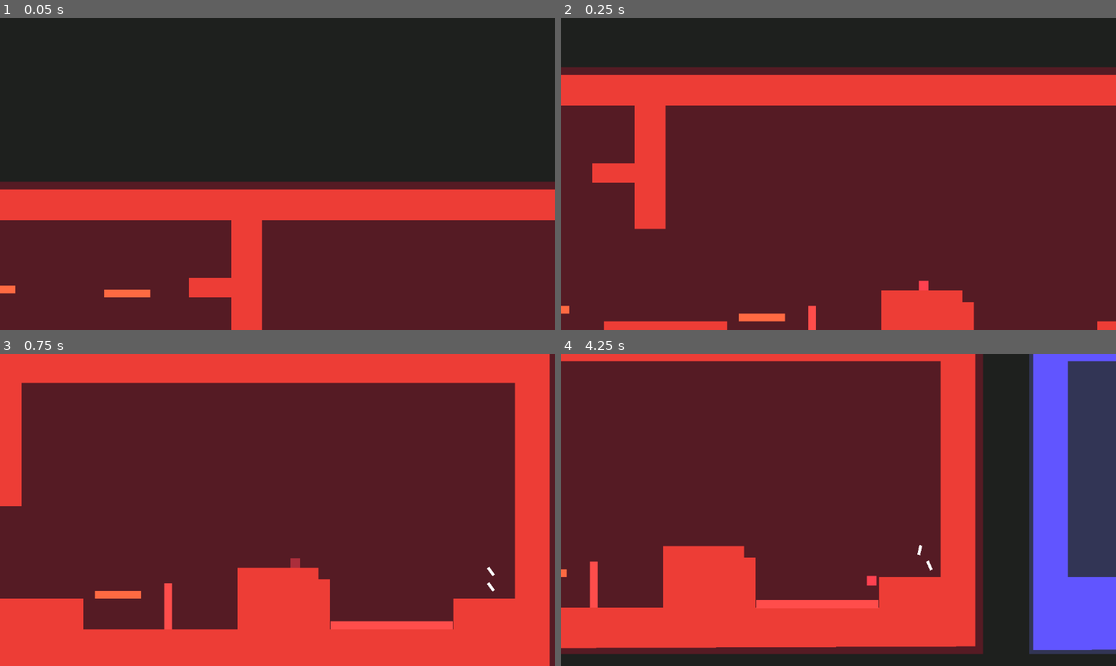
Above: before the commit, frames 1-4 (two rows, left to right).
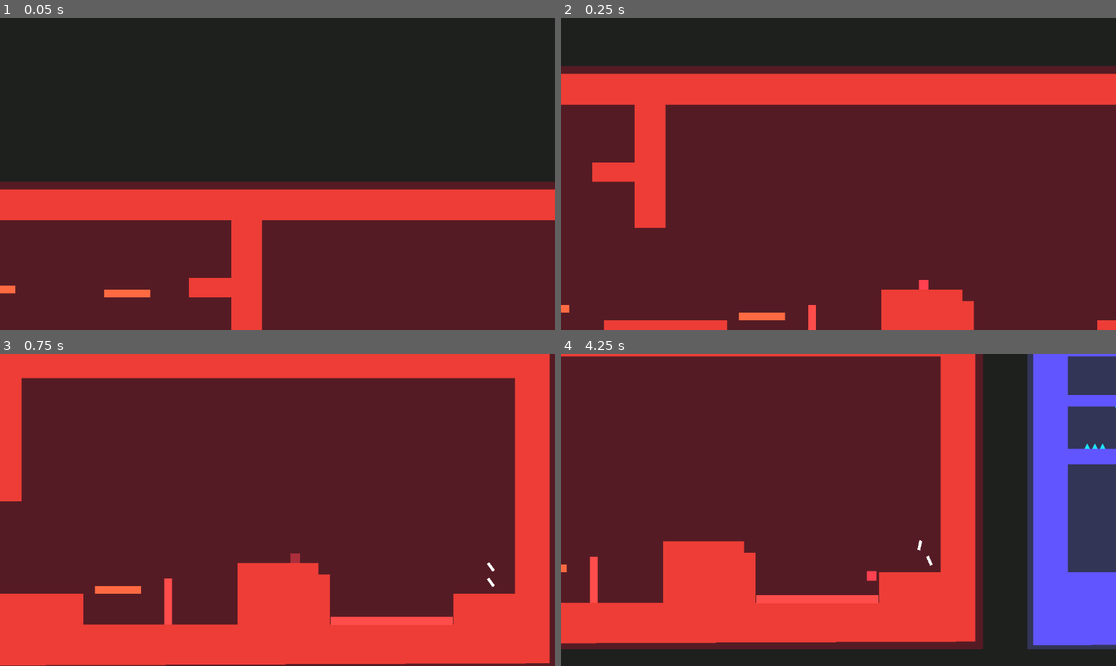
Above: after the commit, the same moments.

Repository: YordanosZt/Jam-Solo-Development
Game: Godot game, scene res://Scenes/world.tscn
Two runs of this game, one before a commit and one after it. Both use one fixed random seed, a clock stepped at 60 frames per second and the inputs below.
Inputs:
- Up to frame 1 (0.05 s): no input
- Up to frame 2 (0.25 s): no input
- Up to frame 3 (0.75 s): hold D (move_right) from 0.53 s (still down); tap Shift (ability) at 0.6 s
- Up to frame 4 (4.25 s): tap Space (jump) at 0.77, 1.52, 3.02, 3.77 s; tap Shift (ability) every 0.75 s from 1.35 to 3.6 s; release D (move_right) at 2.03 s; hold A (move_left) 2.03-2.78 s; hold D (move_right) from 2.78 s (still down)

Frame 1 is identical in both runs. In frame 2, 1.6% of the frame differs, in the area x 0-100%, y 15-98%; in frame 3, 4.1%; in frame 4, 6.8%, in the area x 0-100%, y 0-97%.

Commit message:
ice spikes

Diff:
--- a/Entities/Player/Chick/chick.gd
+++ b/Entities/Player/Chick/chick.gd
@@ -26,5 +26,5 @@
 	add_child(_ice)
 
 
-func _on_hit_box_area_entered(area):
+func _on_hit_box_area_entered(_area):
 	die()
--- a/Entities/Player/Chick/chick.tscn
+++ b/Entities/Player/Chick/chick.tscn
@@ -46,6 +46,7 @@
 collision_mask = 8
 
 [node name="CollisionShape2D" type="CollisionShape2D" parent="HitBox"]
+position = Vector2(0, -10)
 shape = SubResource("RectangleShape2D_4on54")
 
 [connection signal="area_entered" from="HitBox" to="." method="_on_hit_box_area_entered"]
--- a/Entities/Player/Dude/dude.gd
+++ b/Entities/Player/Dude/dude.gd
@@ -38,8 +38,8 @@
 		set_can_fall(true)
 		is_dashing = false
 
-func _on_hit_box_area_entered(area):
+func _on_hit_box_area_entered(_area):
 	is_in_danger_zone = true
 
-func _on_hit_box_area_exited(area):
+func _on_hit_box_area_exited(_area):
 	is_in_danger_zone = false
--- a/Entities/Player/Dude/dude.tscn
+++ b/Entities/Player/Dude/dude.tscn
@@ -14,9 +14,11 @@
 script = ExtResource("1_qk3r2")
 
 [node name="CollisionShape2D" type="CollisionShape2D" parent="."]
+position = Vector2(0, -10)
 shape = SubResource("RectangleShape2D_cwe56")
 
 [node name="Visual" type="Node2D" parent="."]
+position = Vector2(0, -10)
 
 [node name="MeshInstance2D" type="MeshInstance2D" parent="Visual"]
 modulate = Color(1, 0.321569, 0.345098, 1)
@@ -47,6 +49,7 @@
 collision_mask = 8
 
 [node name="CollisionShape2D" type="CollisionShape2D" parent="HitBox"]
+position = Vector2(0, -10)
 shape = SubResource("RectangleShape2D_ry46b")
 
 [connection signal="area_entered" from="HitBox" to="." method="_on_hit_box_area_entered"]
--- a/Entities/Traps/burning_platform.gd
+++ b/Entities/Traps/fire/burning_platform.gd
@@ -8,7 +8,7 @@
 
 var is_active: bool = true
 
-func _on_check_player_body_entered(body):
+func _on_check_player_body_entered(_body):
 	delay.wait_time = die_time
 	delay.start()
 
--- a/Entities/Traps/burning_platform.tscn
+++ b/Entities/Traps/fire/burning_platform.tscn
@@ -1,6 +1,6 @@
 [gd_scene load_steps=9 format=3 uid="uid://bh6llwcvyh62k"]
 
-[ext_resource type="Script" path="res://Entities/Traps/burning_platform.gd" id="1_wffkw"]
+[ext_resource type="Script" path="res://Entities/Traps/fire/burning_platform.gd" id="1_wffkw"]
 
 [sub_resource type="BoxMesh" id="BoxMesh_u4s4o"]
 
--- a/Entities/Traps/spinning_blade.tscn
+++ b/Entities/Traps/fire/spinning_blade.tscn
@@ -1,7 +1,7 @@
 [gd_scene load_steps=5 format=3 uid="uid://ckdflwhi3toxa"]
 
 [ext_resource type="PackedScene" uid="uid://bxorqf7a3cau2" path="res://Reusables/CollisionBoxes/hurt_box.tscn" id="1_6rrbi"]
-[ext_resource type="Script" path="res://Entities/Traps/spinning_blade.gd" id="1_r2011"]
+[ext_resource type="Script" path="res://Entities/Traps/fire/spinning_blade.gd" id="1_r2011"]
 
 [sub_resource type="BoxMesh" id="BoxMesh_lkvit"]
 
--- /dev/null
+++ b/Entities/Traps/ice/ice_spikes.tscn
@@ -0,0 +1,19 @@
+[gd_scene load_steps=3 format=3 uid="uid://cnddv6x2kwfrb"]
+
+[ext_resource type="PackedScene" uid="uid://bxorqf7a3cau2" path="res://Reusables/CollisionBoxes/hurt_box.tscn" id="1_bn6qm"]
+
+[sub_resource type="PrismMesh" id="PrismMesh_7dxdo"]
+
+[node name="IceSpikes" type="Node2D"]
+
+[node name="Visual" type="MeshInstance2D" parent="."]
+modulate = Color(0.121569, 0.894118, 1, 1)
+position = Vector2(2.27374e-13, -6)
+rotation = -3.14159
+scale = Vector2(11.9706, 11.9706)
+mesh = SubResource("PrismMesh_7dxdo")
+
+[node name="HurtBox" parent="." instance=ExtResource("1_bn6qm")]
+
+[node name="CollisionPolygon2D" type="CollisionPolygon2D" parent="HurtBox"]
+polygon = PackedVector2Array(-6, 0, 6, 0, 0, -12)
--- a/Scenes/world.tscn
+++ b/Scenes/world.tscn
@@ -1,33 +1,17 @@
-[gd_scene load_steps=9 format=3 uid="uid://dx2ha3133or8i"]
+[gd_scene load_steps=10 format=3 uid="uid://dx2ha3133or8i"]
 
 [ext_resource type="PackedScene" uid="uid://rotxrpixltxu" path="res://Entities/Player/Chick/chick.tscn" id="1_ymemi"]
 [ext_resource type="PackedScene" uid="uid://nvlvwbbhs63k" path="res://Entities/Player/Dude/dude.tscn" id="2_18qua"]
 [ext_resource type="PackedScene" uid="uid://cqgyr6ikuxj2e" path="res://Entities/Camera/main_camera.tscn" id="3_spg00"]
-[ext_resource type="PackedScene" uid="uid://da4hibxy73358" path="res://Entities/Traps/lava_pit.tscn" id="4_d72v1"]
-[ext_resource type="PackedScene" uid="uid://bgaep105l2454" path="res://Entities/Traps/fire_wall.tscn" id="5_50att"]
-[ext_resource type="PackedScene" uid="uid://bh6llwcvyh62k" path="res://Entities/Traps/burning_platform.tscn" id="6_om4d2"]
-[ext_resource type="PackedScene" uid="uid://ckdflwhi3toxa" path="res://Entities/Traps/spinning_blade.tscn" id="7_spqki"]
+[ext_resource type="PackedScene" uid="uid://da4hibxy73358" path="res://Entities/Traps/fire/lava_pit.tscn" id="4_d72v1"]
+[ext_resource type="PackedScene" uid="uid://bgaep105l2454" path="res://Entities/Traps/fire/fire_wall.tscn" id="5_50att"]
+[ext_resource type="PackedScene" uid="uid://bh6llwcvyh62k" path="res://Entities/Traps/fire/burning_platform.tscn" id="6_om4d2"]
+[ext_resource type="PackedScene" uid="uid://ckdflwhi3toxa" path="res://Entities/Traps/fire/spinning_blade.tscn" id="7_spqki"]
+[ext_resource type="PackedScene" uid="uid://cnddv6x2kwfrb" path="res://Entities/Traps/ice/ice_spikes.tscn" id="8_nnea0"]
 
 [sub_resource type="BoxMesh" id="BoxMesh_6j7tn"]
 
 [node name="World" type="Node2D"]
-
-[node name="ice ground" type="StaticBody2D" parent="."]
-position = Vector2(1288, 0)
-collision_mask = 3
-
-[node name="Polygon2D" type="Polygon2D" parent="ice ground"]
-color = Color(0.363339, 0.293758, 1, 1)
-polygon = PackedVector2Array(64, 0, 1088, 0, 1088, 64, 64, 64, 64, 512, 192, 512, 192, 576, 1088, 576, 1088, 320, 960, 320, 960, 256, 1088, 256, 1088, 0, 1160, 0, 1160, 656, -8, 664, -8, 0)
-
-[node name="CollisionPolygon2D" type="CollisionPolygon2D" parent="ice ground"]
-polygon = PackedVector2Array(64, 0, 1088, 0, 1088, 64, 64, 64, 64, 512, 192, 512, 192, 576, 1088, 576, 1088, 320, 960, 320, 960, 256, 1088, 256, 1088, 0, 1160, 0, 1160, 656, -8, 664, -8, 0)
-
-[node name="MeshInstance2D" type="MeshInstance2D" parent="ice ground"]
-modulate = Color(0.446318, 0.46171, 1, 0.129412)
-position = Vector2(580, 328)
-scale = Vector2(1192, 688)
-mesh = SubResource("BoxMesh_6j7tn")
 
 [node name="Chick" parent="." instance=ExtResource("1_ymemi")]
 position = Vector2(1696, 520)
@@ -96,3 +80,112 @@
 
 [node name="SpinningBlade4" parent="Fire Env" instance=ExtResource("7_spqki")]
 position = Vector2(968, 488)
+
+[node name="Ice Env" type="Node2D" parent="."]
+
+[node name="ice ground" type="StaticBody2D" parent="Ice Env"]
+position = Vector2(1288, 0)
+collision_mask = 3
+
+[node name="Polygon2D" type="Polygon2D" parent="Ice Env/ice ground"]
+color = Color(0.363339, 0.293758, 1, 1)
+polygon = PackedVector2Array(64, 0, 1088, 0, 1088, 64, 64, 64, 64, 144, 312, 144, 312, 96, 440, 96, 440, 144, 696, 144, 696, 168, 416, 168, 416, 128, 336, 128, 336, 168, 64, 168, 64, 256, 352, 256, 352, 240, 400, 240, 400, 256, 824, 256, 824, 288, 64, 288, 64, 512, 192, 512, 192, 576, 1088, 576, 1088, 320, 960, 320, 960, 256, 1088, 256, 1088, 0, 1160, 0, 1160, 656, -8, 664, -8, 0)
+
+[node name="CollisionPolygon2D" type="CollisionPolygon2D" parent="Ice Env/ice ground"]
+polygon = PackedVector2Array(64, 0, 1088, 0, 1088, 64, 64, 64, 64, 144, 312, 144, 312, 96, 440, 96, 440, 144, 696, 144, 696, 168, 416, 168, 416, 128, 336, 128, 336, 168, 64, 168, 64, 256, 352, 256, 352, 240, 400, 240, 400, 256, 824, 256, 824, 288, 64, 288, 64, 512, 192, 512, 192, 576, 1088, 576, 1088, 320, 960, 320, 960, 256, 1088, 256, 1088, 0, 1160, 0, 1160, 656, -8, 664, -8, 0)
+
+[node name="MeshInstance2D" type="MeshInstance2D" parent="Ice Env/ice ground"]
+modulate = Color(0.446318, 0.46171, 1, 0.129412)
+position = Vector2(576, 328)
+scale = Vector2(1192, 688)
+mesh = SubResource("BoxMesh_6j7tn")
+
+[node name="Hazards" type="Node2D" parent="Ice Env"]
+
+[node name="IceSpikes" parent="Ice Env/Hazards" instance=ExtResource("8_nnea0")]
+position = Vector2(2248, 270)
+rotation = -1.57079
+
+[node name="IceSpikes2" parent="Ice Env/Hazards" instance=ExtResource("8_nnea0")]
+position = Vector2(2248, 282)
+rotation = -1.57079
+
+[node name="IceSpikes3" parent="Ice Env/Hazards" instance=ExtResource("8_nnea0")]
+position = Vector2(2248, 294)
+rotation = -1.57079
+
+[node name="IceSpikes5" parent="Ice Env/Hazards" instance=ExtResource("8_nnea0")]
+position = Vector2(1648, 240)
+
+[node name="IceSpikes6" parent="Ice Env/Hazards" instance=ExtResource("8_nnea0")]
+position = Vector2(1664, 240)
+
+[node name="IceSpikes7" parent="Ice Env/Hazards" instance=ExtResource("8_nnea0")]
+position = Vector2(1680, 240)
+
+[node name="IceSpikes8" parent="Ice Env/Hazards" instance=ExtResource("8_nnea0")]
+position = Vector2(1744, 256)
+
+[node name="IceSpikes9" parent="Ice Env/Hazards" instance=ExtResource("8_nnea0")]
+position = Vector2(1760, 256)
+
+[node name="IceSpikes10" parent="Ice Env/Hazards" instance=ExtResource("8_nnea0")]
+position = Vector2(1776, 256)
+
+[node name="IceSpikes14" parent="Ice Env/Hazards" instance=ExtResource("8_nnea0")]
+position = Vector2(1976, 256)
+
+[node name="IceSpikes15" parent="Ice Env/Hazards" instance=ExtResource("8_nnea0")]
+position = Vector2(1992, 256)
+
+[node name="IceSpikes16" parent="Ice Env/Hazards" instance=ExtResource("8_nnea0")]
+position = Vector2(2008, 256)
+
+[node name="IceSpikes23" parent="Ice Env/Hazards" instance=ExtResource("8_nnea0")]
+position = Vector2(2104, 256)
+
+[node name="IceSpikes17" parent="Ice Env/Hazards" instance=ExtResource("8_nnea0")]
+position = Vector2(1856, 168)
+rotation = 3.14159
+
+[node name="IceSpikes18" parent="Ice Env/Hazards" instance=ExtResource("8_nnea0")]
+position = Vector2(1872, 168)
+rotation = 3.14159
+
+[node name="IceSpikes19" parent="Ice Env/Hazards" instance=ExtResource("8_nnea0")]
+position = Vector2(1888, 168)
+rotation = 3.14159
+
+[node name="IceSpikes24" parent="Ice Env/Hazards" instance=ExtResource("8_nnea0")]
+position = Vector2(1392, 256)
+
+[node name="IceSpikes25" parent="Ice Env/Hazards" instance=ExtResource("8_nnea0")]
+position = Vector2(1408, 256)
+
+[node name="IceSpikes26" parent="Ice Env/Hazards" instance=ExtResource("8_nnea0")]
+position = Vector2(1424, 256)
+
+[node name="IceSpikes27" parent="Ice Env/Hazards" instance=ExtResource("8_nnea0")]
+position = Vector2(1528, 256)
+
+[node name="IceSpikes28" parent="Ice Env/Hazards" instance=ExtResource("8_nnea0")]
+position = Vector2(1544, 256)
+
+[node name="IceSpikes29" parent="Ice Env/Hazards" instance=ExtResource("8_nnea0")]
+position = Vector2(1560, 256)
+
+[node name="IceSpikes30" parent="Ice Env/Hazards" instance=ExtResource("8_nnea0")]
+position = Vector2(1456, 168)
+rotation = 3.14159
+
+[node name="IceSpikes31" parent="Ice Env/Hazards" instance=ExtResource("8_nnea0")]
+position = Vector2(1472, 168)
+rotation = 3.14159
+
+[node name="IceSpikes32" parent="Ice Env/Hazards" instance=ExtResource("8_nnea0")]
+position = Vector2(1488, 168)
+rotation = 3.14159
+
+[node name="IceSpikes4" parent="Ice Env/Hazards" instance=ExtResource("8_nnea0")]
+position = Vector2(2248, 306)
+rotation = -1.57079
Renamed: Entities/Traps/fire_wall.tscn -> Entities/Traps/fire/fire_wall.tscn
Renamed: Entities/Traps/lava_pit.tscn -> Entities/Traps/fire/lava_pit.tscn
Renamed: Entities/Traps/spinning_blade.gd -> Entities/Traps/fire/spinning_blade.gd
